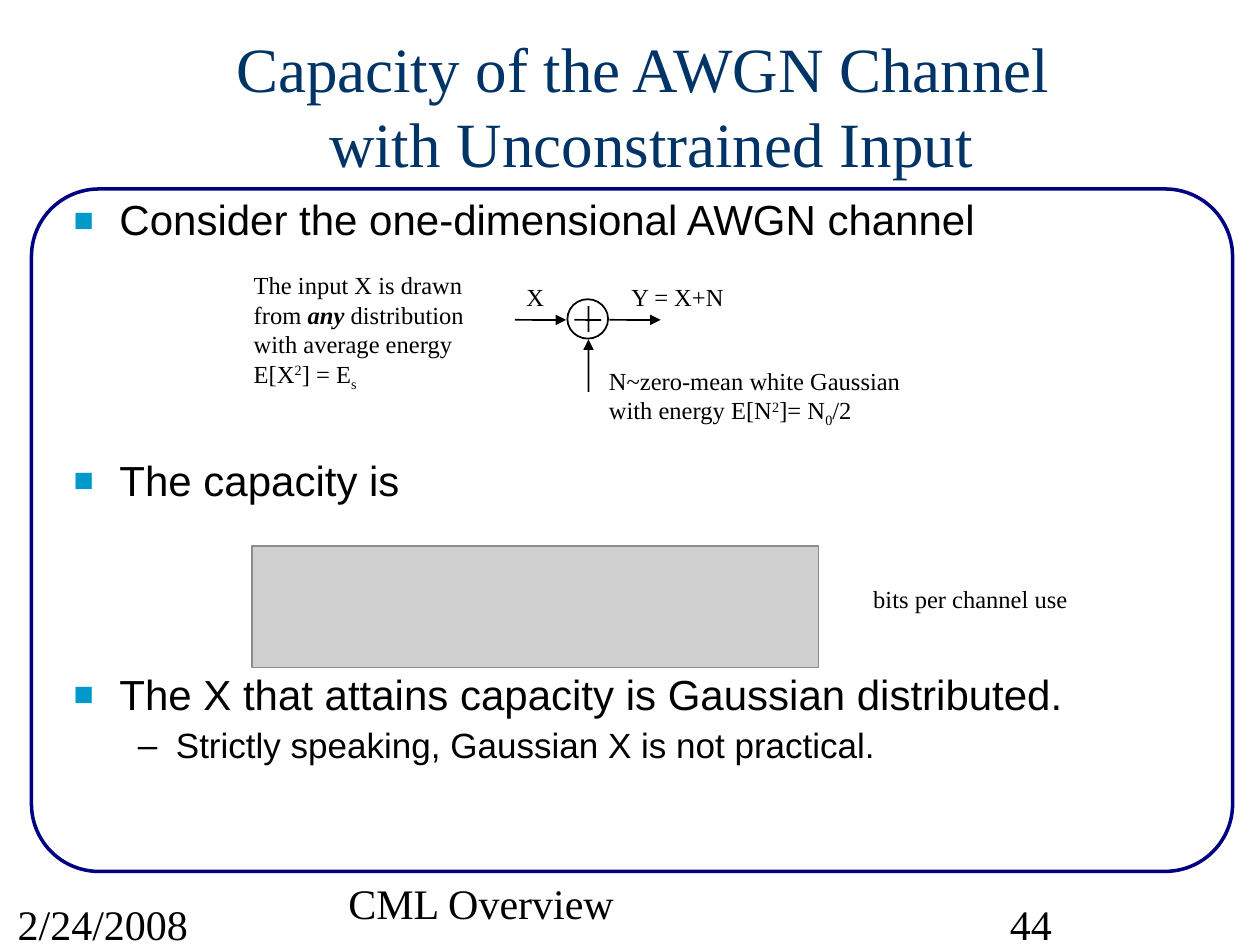
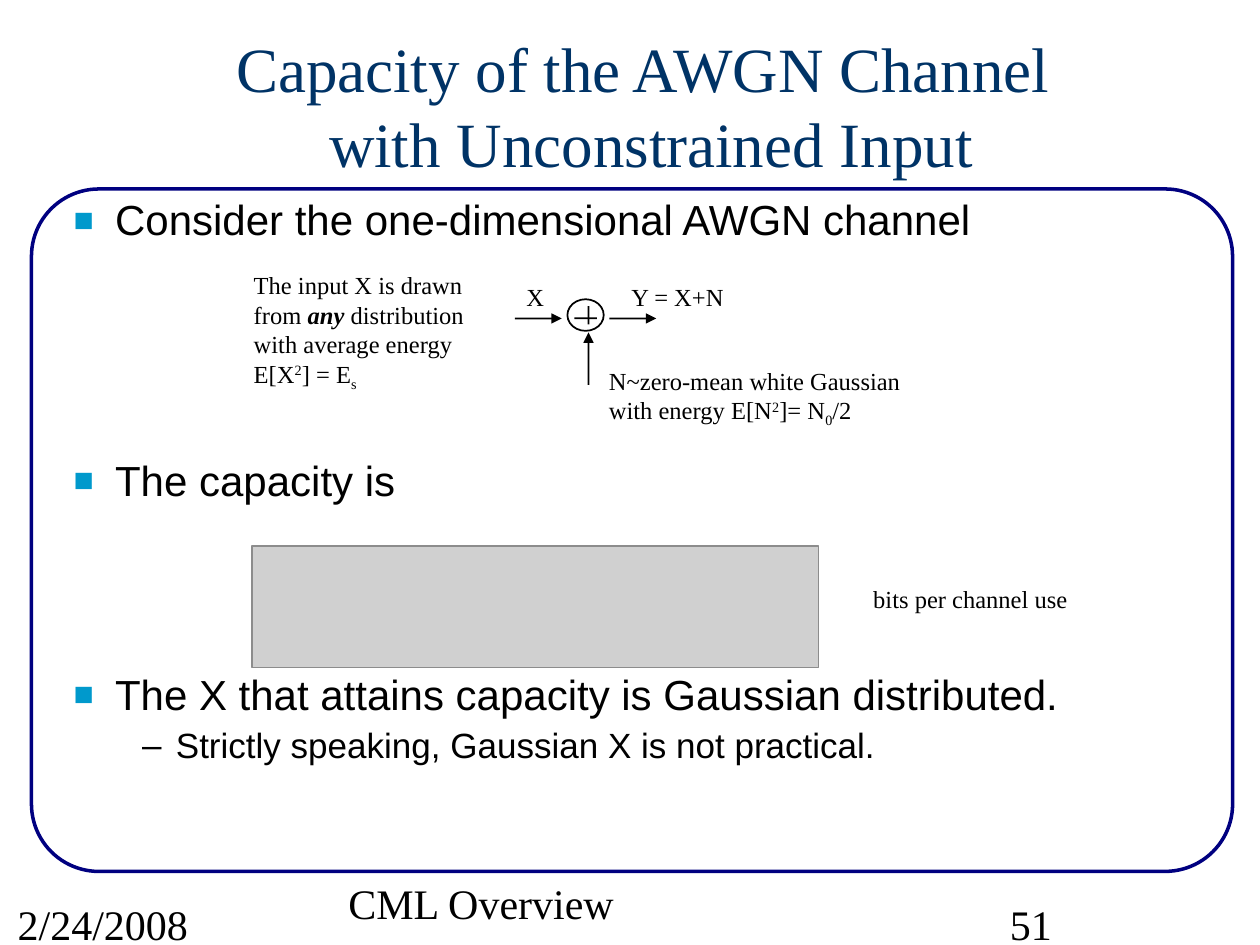
Before and after one commit to wvu-wcrl/PCS, a slide deck: slide 51 of pcs/projects/cml/doc/src/CMLoverview.ppt (slide 44 before the commit). Drawn at 1260x945 pixels with LibreOffice and Linux fonts; fonts in the diff are those of the drawing; grey boxes stand for pictures. Boxes give left, top, right and bottom in pixels: in the first picture for what was removed or moved away, otherwise in the second. Text is boxed around its words. In the diff, an @@ line names an element or a change of style, - is before the commit and + after.

```diff
--- a/pcs/projects/cml/doc/src/CMLoverview.ppt
+++ b/pcs/projects/cml/doc/src/CMLoverview.ppt
@@ text "Consider the one-dimensional AWGN channel" at bbox=[115, 204, 1058, 765]: indent changed @@
@@ arrow moved from (515, 320) - (566, 320) to (515, 319) - (562, 319) @@
@@ ellipse: place and size @@
-ellipse at bbox=[567, 300, 607, 339]
+ellipse at bbox=[567, 300, 604, 331]
@@ line moved from (575, 320) - (601, 320) to (575, 319) - (597, 319) @@
@@ line moved from (588, 306) - (588, 333) to (588, 306) - (588, 325) @@
@@ arrow moved from (610, 320) - (660, 320) to (610, 319) - (656, 319) @@
@@ arrow moved from (588, 392) - (588, 339) to (588, 384) - (588, 333) @@
@@ page number at bbox=[1010, 912, 1052, 941]: text changed @@
-44
+51
```
Also in this commit, not shown: 92 other slides changed, 17 slides added, 4 other files.
